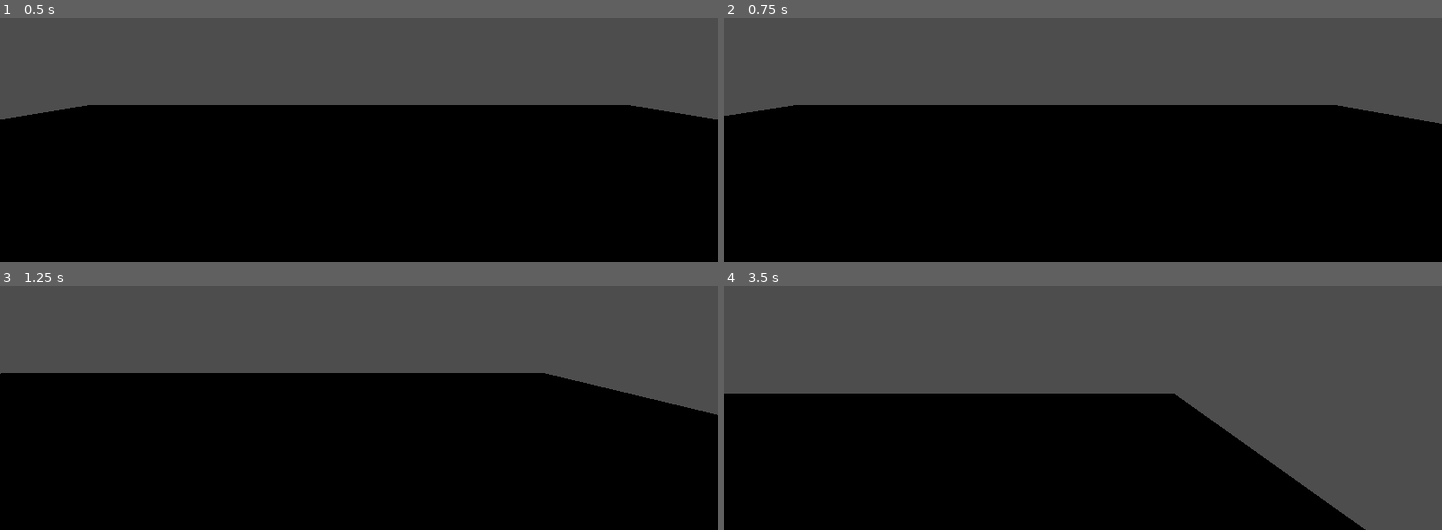
Above: before the commit, frames 1-4 (two rows, left to right).
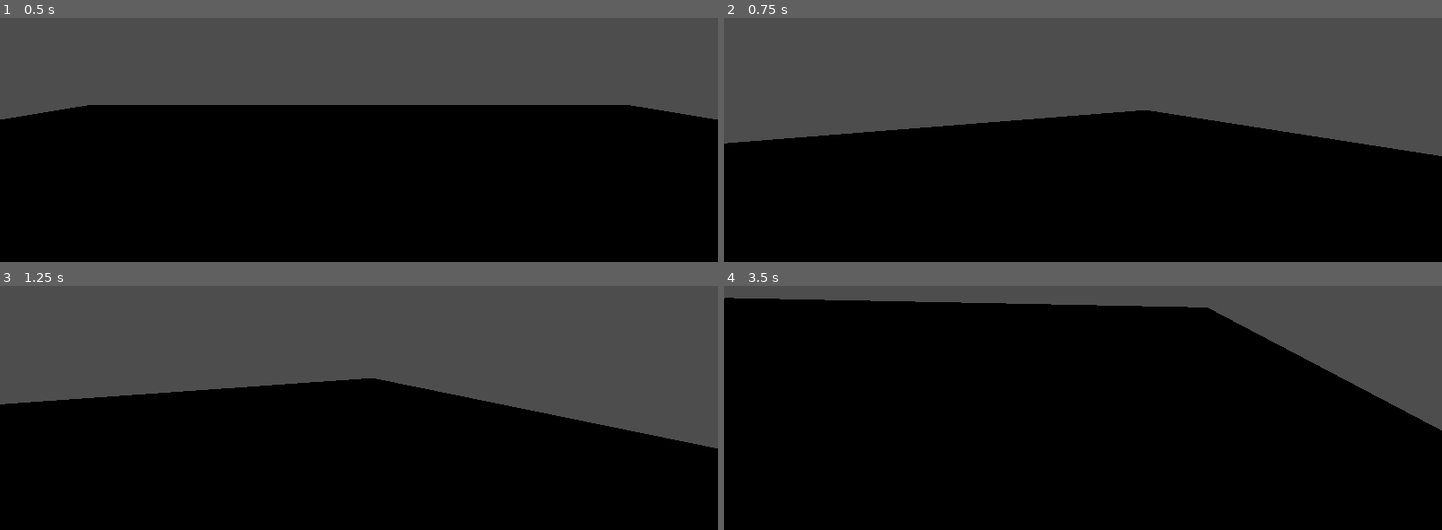
Above: after the commit, the same moments.

Repository: matt-flood-dev/destiny-dark-souls
Game: Godot game, scene res://src/world/world.tscn
The game is run twice, just before and just after one commit, with the same random seed, the same clock (stepped at 60 frames per second) and the same inputs.
Inputs (mouse positions are in pixels of both pictures, inside the frame that each line leads up to):
- Up to frame 1 (0.5 s): no input
- Up to frame 2 (0.75 s): tap Enter at 0.5 s; move the mouse to (1240, 39) at 0.52 s; hold D (move_right) from 0.53 s (still down); tap Q at 0.6 s
- Up to frame 3 (1.25 s): keep holding D (move_right)
- Up to frame 4 (3.5 s): move the mouse to (939, 349) at 1.27 s; release D (move_right) at 1.28 s; hold Backspace (ui_text_backspace) 1.28-2.03 s; tap Q at 1.35, 2.1, 2.85 s; tap Space at 2 s; move the mouse to (outside the picture) at 2.02 s; hold D (move_right) 2.03-2.78 s; move the mouse to (1047, 408) at 2.77 s; hold W (move_forward) from 2.78 s (still down)

Frame 1 is identical in both runs. In frame 2, 9.2% of the frame differs, in the area x 0-100%, y 35-57%; in frame 3, 9.7%; in frame 4, 42%, in the area x 0-100%, y 4-100%.

Commit message:
refactor: standardize state layouts and implement camera-relative movement math
- Unified state machine architecture across child scripts by merging split headers into a singular `# --- ENGINE RUNTIME LOOPS ---` block.
- Forced strict double-space block separation formatting to maintain scannability across player files.
- Stripped unused `_delta` parameter underscores and correctly passed clean `delta` straight into `super(delta)`.
- Reconstructed `player.gd` variables into distinct, isolated tracking sections.
- Refactored `_process` vector math matrix to calculate true camera-relative movement directions instead of global world coordinates.
- Implemented unhandled input hooks for mouse capturing toggle and instant exit capabilities.

Diff:
--- a/src/player/idle_state.gd
+++ b/src/player/idle_state.gd
@@ -1,6 +1,6 @@
 extends PlayerState
 
-# --- STATE LIFECYCLE LOOPS ---
+# --- ENGINE RUNTIME LOOPS ---
 func enter() -> void:
 	print("Player entered Idle state.")
 
@@ -9,8 +9,9 @@
 	print("Player exited Idle state.")
 
 
-# --- ENGINE RUNTIME LOOPS ---
-func update(_delta: float) -> void:
+func update(delta: float) -> void:
+	super(delta)
+
 	if not player:
 		return
 
--- a/src/player/move_state.gd
+++ b/src/player/move_state.gd
@@ -1,6 +1,6 @@
 extends PlayerState
 
-# --- STATE LIFECYCLE LOOPS ---
+# --- ENGINE RUNTIME LOOPS ---
 func enter() -> void:
 	print("Player entered Move state.")
 
@@ -9,8 +9,9 @@
 	print("Player exited Move state.")
 
 
-# --- ENGINE RUNTIME LOOPS ---
-func update(_delta: float) -> void:
+func update(delta: float) -> void:
+	super(delta)
+
 	if not player:
 		return
 
--- a/src/player/player.gd
+++ b/src/player/player.gd
@@ -9,18 +9,53 @@
 const ACCELERATION: float = 40.0
 const FRICTION: float = 25.0
 
+@export var mouse_sensitivity: float = 0.002
 
-# --- DATA TRACKING & SYSTEM REFS ---
+
+# --- MOVEMENT VECTORS ---
 var move_input: Vector2 = Vector2.ZERO
 var raw_direction: Vector3 = Vector3.ZERO
+var forward: Vector3 = Vector3.ZERO
+var right: Vector3 = Vector3.ZERO
 
+
+# --- INPUT DATA TRACKING ---
+var mouse_input: Vector2 = Vector2.ZERO
+var double_tap_timer: float = 0.0
 var action_hold_time: float = 0.0
 var is_holding_action: bool = false
 
+
+# --- SYSTEM REFS ---
 @onready var gravity: float = ProjectSettings.get_setting("physics/3d/default_gravity")
+@onready var camera:  Camera3D = $Camera3D
 
 
 # --- ENGINE RUNTIME LOOPS ---
+func _ready() -> void:
+	Input.mouse_mode = Input.MOUSE_MODE_CAPTURED
+
+
+func _unhandled_input(event: InputEvent) -> void:
+	if event is InputEventMouseMotion and Input.mouse_mode == Input.MOUSE_MODE_CAPTURED:
+		mouse_input = event.relative
+
+	if event.is_action_pressed("ui_cancel"):
+		if Input.mouse_mode == Input.MOUSE_MODE_CAPTURED:
+			Input.mouse_mode = Input.MOUSE_MODE_VISIBLE
+		else:
+			Input.mouse_mode = Input.MOUSE_MODE_CAPTURED
+
+
+	if event.is_action_pressed("ui_text_backspace") or (event is InputEventKey and event.pressed and event.keycode == KEY_Q):
+		if Input.mouse_mode == Input.MOUSE_MODE_VISIBLE:
+			get_tree().quit()
+
+
 func _process(_delta: float) -> void:
 	move_input = Input.get_vector("move_left", "move_right", "move_forward", "move_backward")
-	raw_direction = Vector3(move_input.x, 0.0, move_input.y).normalized()
+
+	forward = global_transform.basis.z
+	right = global_transform.basis.x
+
+	raw_direction = (right * move_input.x + forward * move_input.y).normalized()
--- a/src/player/player_state.gd
+++ b/src/player/player_state.gd
@@ -1,13 +1,12 @@
 extends Node
 class_name PlayerState
 
-# =============================================================================
-# BASE CLASS: PLAYER STATE
-# =============================================================================
+# --- DATA TRACKING & SYSTEM REFS ---
 var player: Player
 var state_machine: StateMachine
 
 
+# --- ENGINE RUNTIME LOOPS ---
 func enter() -> void:
 	pass
 
@@ -17,8 +16,17 @@
 
 
 func update(_delta: float) -> void:
-	pass
+	_handle_look_rotation()
 
 
 func physics_update(_delta: float) -> void:
 	pass
+
+
+# --- LOOK ROTATION LOGIC ---
+func _handle_look_rotation() -> void:
+	if player.mouse_input != Vector2.ZERO:
+		player.rotate_y(-player.mouse_input.x * player.mouse_sensitivity)
+		player.camera.rotate_x(-player.mouse_input.y * player.mouse_sensitivity)
+		player.camera.rotation.x = clamp(player.camera.rotation.x, deg_to_rad(-89.0), deg_to_rad(89.0))
+		player.mouse_input = Vector2.ZERO
